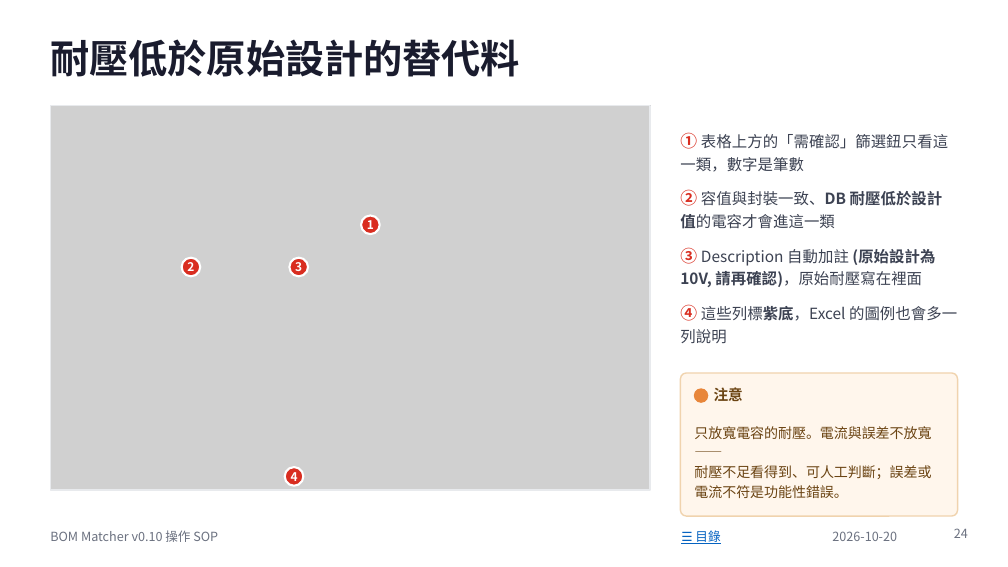
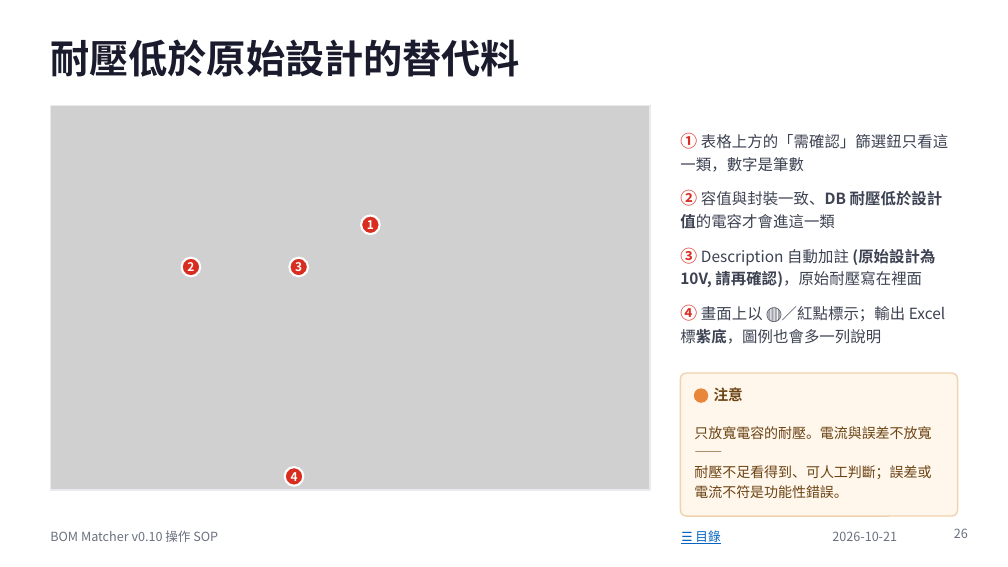
Before and after one commit to jenhochen/AI_BOM, a slide deck: slide 26 of docs/BOM_Matcher_v0.10_操作SOP.pptx (slide 24 before the commit). Drawn at 1008x567 pixels with LibreOffice and Linux fonts; fonts in the diff are those of the drawing; grey boxes stand for pictures. Boxes give left, top, right and bottom in pixels: in the first picture for what was removed or moved away, otherwise in the second. Text is boxed around its words. In the diff, an @@ line names an element or a change of style, - is before the commit and + after.

```diff
--- a/docs/BOM_Matcher_v0.10_操作SOP.pptx
+++ b/docs/BOM_Matcher_v0.10_操作SOP.pptx
@@ text at box(680, 304, 945, 344): text changed @@
-④ 這些列標紫底，Excel 的圖例也會多一列說明
+④ 畫面上以 🔴／紅點標示；輸出 Excel 標紫底，圖例也會多一列說明
@@ text at box(832, 531, 897, 541): text changed @@
-2026-10-20
+2026-10-21
@@ page number at box(954, 528, 968, 538): text changed @@
-24
+26
```
Also in this commit, not shown: 22 other slides changed, 2 slides added, 21 other files.
